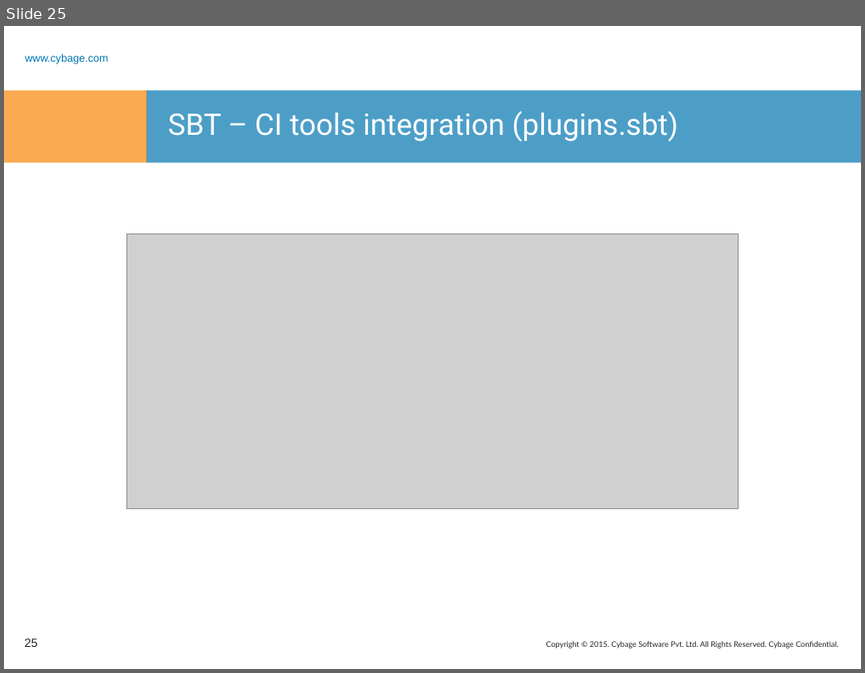
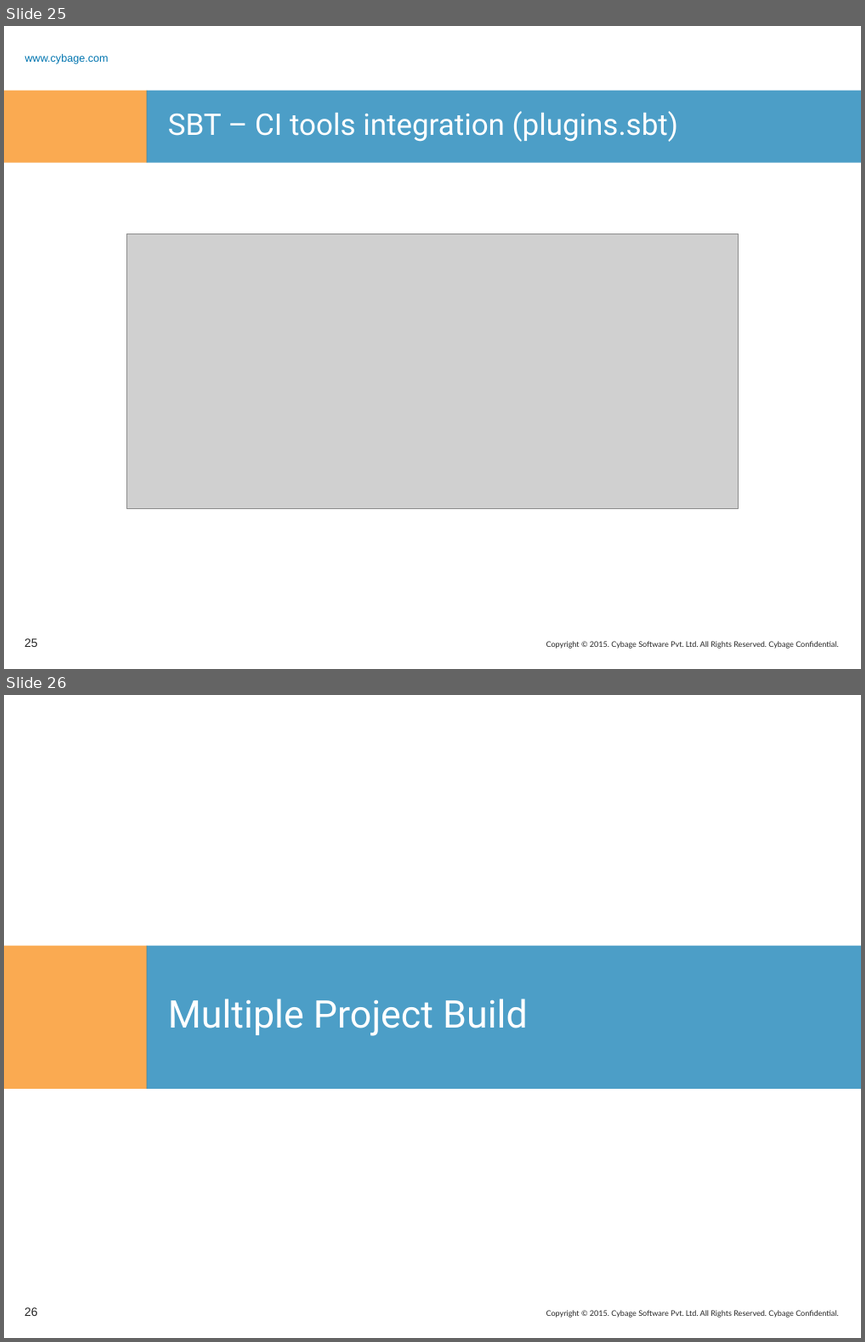
Before and after one commit to rashmitk/Documentation, a slide deck: SBT/SBT.pptx. Shown one above the other, each under a label of ours: slide 25 before the commit, slides 25 and 26 after it. The pictures are 865x673 and 865x1342 pixels, drawn with LibreOffice and Linux fonts; fonts in the diff are those of the drawing; grey boxes stand for pictures; background and template pictures are left out. Boxes give left, top, right and bottom in pixels: in the first picture for what was removed or moved away, otherwise in the second. Text is boxed around its words. In the diff, an @@ line names an element or a change of style, - is before the commit and + after.

```diff
--- a/SBT/SBT.pptx
+++ b/SBT/SBT.pptx
@@ slide 26 added at [4,695,861,1338], background #FFFFFF; not listed: 1 template element that a slide beside it also shows @@
@@ rectangle added at [4,945,147,1089], fill #F88608 at 70% opacity @@
@@ rectangle added at [146,945,861,1089], fill #0075B0 at 70% opacity @@
@@ title added at [168,998,528,1036], 32 pt, text #FFFFFF @@
+Multiple Project Build
@@ page number added at [24,1307,38,1315], 10 pt, text #262626 @@
+26
```
Also in this commit, not shown: 3 slides changed, 2 other slides added, 2 slides removed.
